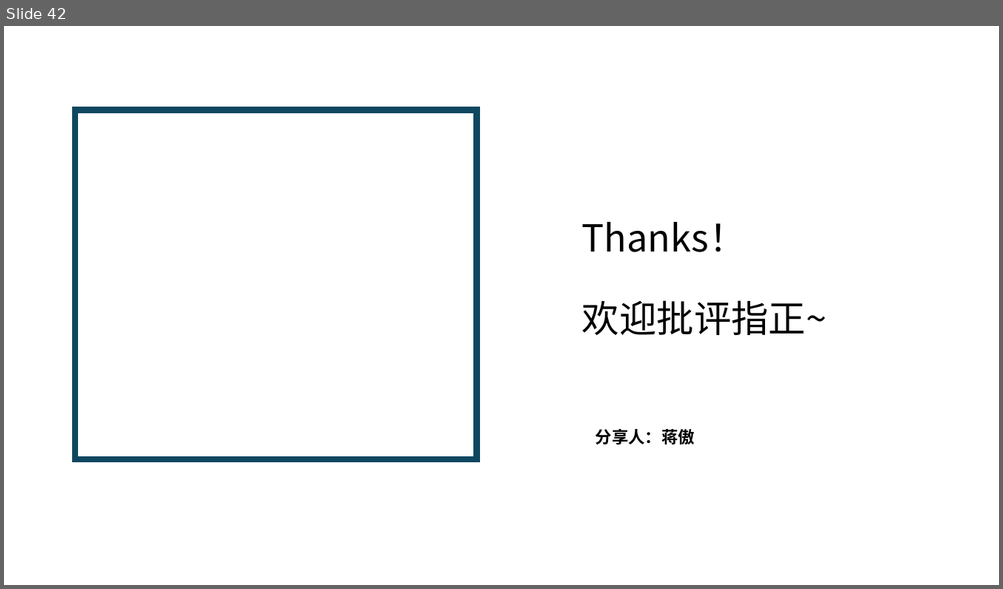
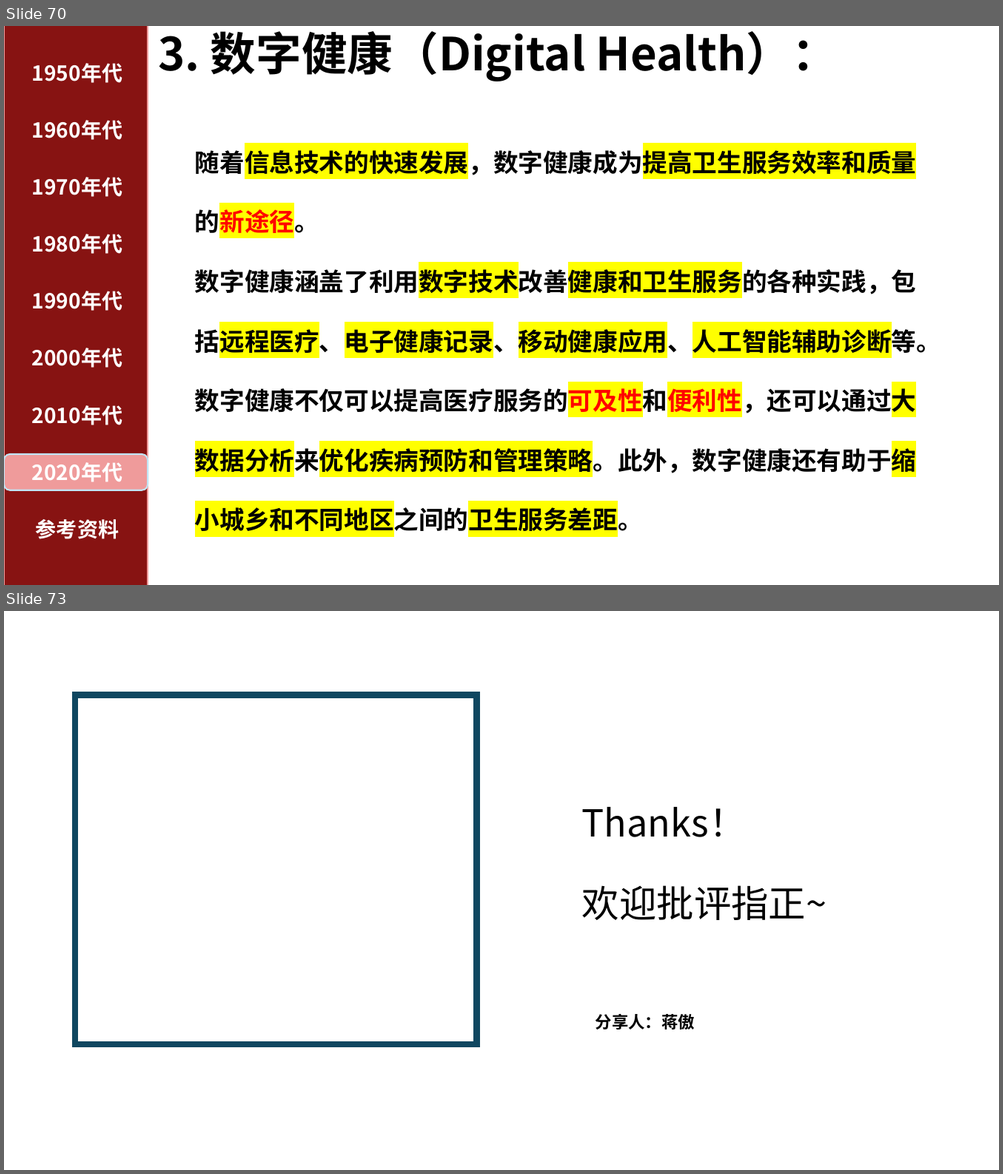
Before and after one commit to Aojiang-code/Aojiang-code.github.io, a slide deck: 05预防专业课/05卫生经济学/01课堂作业/PPT/卫生经济学热点词.pptx. Shown one above the other, each under a label of ours: slide 42 before the commit, slides 70 and 73 after it; the slides between them are not shown. The pictures are 1003x589 and 1003x1174 pixels, drawn with LibreOffice and Linux fonts; fonts in the diff are those of the drawing; background and template pictures are left out. Boxes give left, top, right and bottom in pixels: in the first picture for what was removed or moved away, otherwise in the second. Text is boxed around its words. In the diff, an @@ line names an element or a change of style, - is before the commit and + after.

```diff
--- a/05预防专业课/05卫生经济学/01课堂作业/PPT/卫生经济学热点词.pptx
+++ b/05预防专业课/05卫生经济学/01课堂作业/PPT/卫生经济学热点词.pptx
@@ slide 70 added at (4, 26, 999, 585), background #FFFFFF @@
@@ rectangle added at (4, 26, 148, 585), fill #871312, outline #EF9B9B 1.5 pt @@
@@ title added at (159, 31, 837, 82), 44 pt, text #000000, bold @@
+3. 数字健康（Digital Health）：
@@ text added at (32, 63, 122, 83), 20 pt, text #FFFFFF, bold @@
+1950年代
@@ text added at (32, 120, 122, 140), 20 pt, text #FFFFFF, bold @@
+1960年代
@@ text added at (195, 146, 941, 537), 24 pt, text #000000, bold @@
+随着信息技术的快速发展，数字健康成为提高卫生服务效率和质量的新途径。
+数字健康涵盖了利用数字技术改善健康和卫生服务的各种实践，包括远程医疗、电子健康记录、移动健康应用、人工智能辅助诊断等。数字健康不仅可以提高医疗服务的可及性和便利性，还可以通过大数据分析来优化疾病预防和管理策略。此外，数字健康还有助于缩小城乡和不同地区之间的卫生服务差距。
@@ text added at (32, 177, 122, 197), 20 pt, text #FFFFFF, bold @@
+1970年代
@@ text added at (32, 234, 122, 254), 20 pt, text #FFFFFF, bold @@
+1980年代
@@ text added at (32, 291, 122, 311), 20 pt, text #FFFFFF, bold @@
+1990年代
@@ freeform shape added at (485, 315, 518, 342), fill #FFFFFF @@
@@ text added at (32, 348, 122, 368), 20 pt, text #FFFFFF, bold @@
+2000年代
@@ text added at (32, 406, 122, 426), 20 pt, text #FFFFFF, bold @@
+2010年代
@@ rounded rectangle added at (4, 454, 148, 490), fill #EF9B9B, outline #C1E5F5 1.5 pt @@
@@ text added at (32, 463, 122, 483), 20 pt, text #FFFFFF, bold @@
+2020年代
@@ text added at (36, 520, 119, 540), 20 pt, text #FFFFFF, bold @@
+参考资料
@@ what was slide 42 is now slide 73 @@
```
Also in this commit, not shown: 37 slides changed, 30 other slides added, 1 other file.
